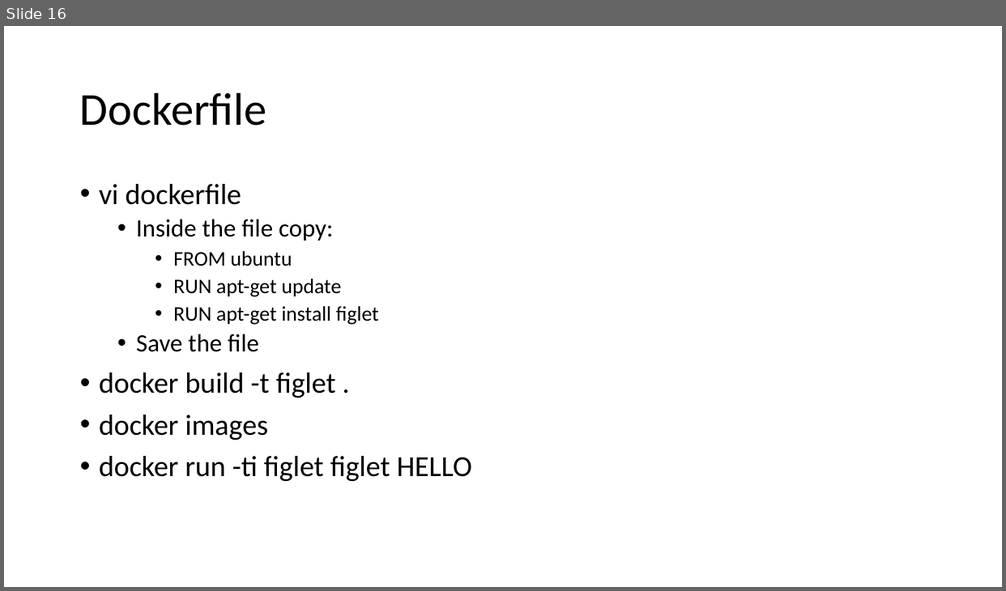
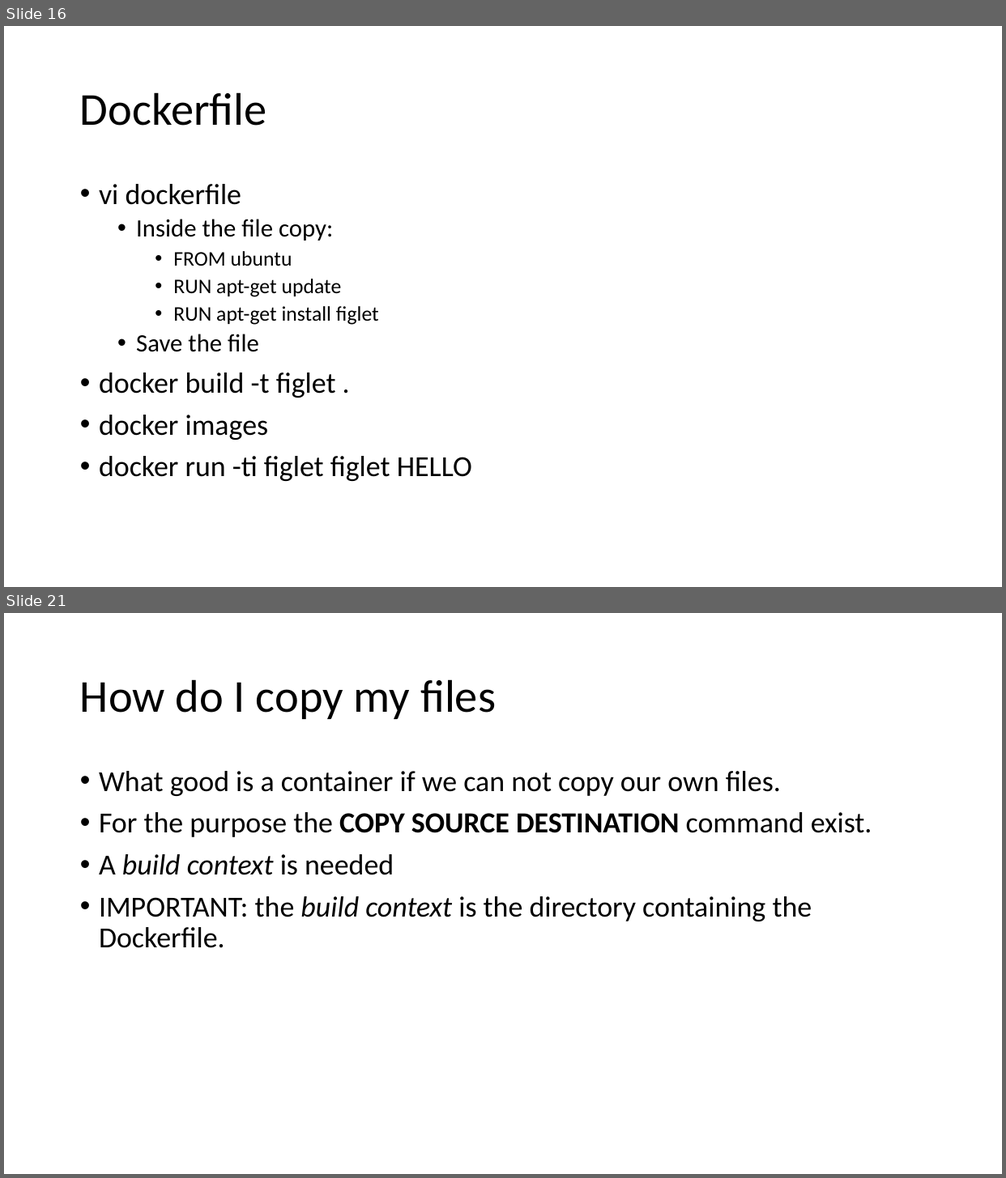
Before and after one commit to rogerscuall/docker-presentation, a slide deck: Docker presentation.pptx. Shown one above the other, each under a label of ours: slide 16 before the commit, slides 16 and 21 after it; the slides between them are not shown. The pictures are 1006x591 and 1006x1178 pixels, drawn with LibreOffice and Linux fonts; fonts in the diff are those of the drawing. Boxes give left, top, right and bottom in pixels: in the first picture for what was removed or moved away, otherwise in the second. Text is boxed around its words. In the diff, an @@ line names an element or a change of style, - is before the commit and + after.

```diff
--- a/Docker presentation.pptx
+++ b/Docker presentation.pptx
@@ slide 21 added at <box>4,613,1002,1174</box>, background #FFFFFF @@
@@ title added at <box>80,679,496,719</box>, 44 pt, text #000000 @@
+How do I copy my files
@@ text added at <box>99,771,872,948</box>, 28 pt, text #000000 @@
+• What good is a container if we can not copy our own files.
+• For the purpose the COPY SOURCE DESTINATION command exist.
+• A build context is needed
+• IMPORTANT: the build context is the directory containing the Dockerfile.
```
Also in this commit, not shown: 8 other slides added, 6 other files.
